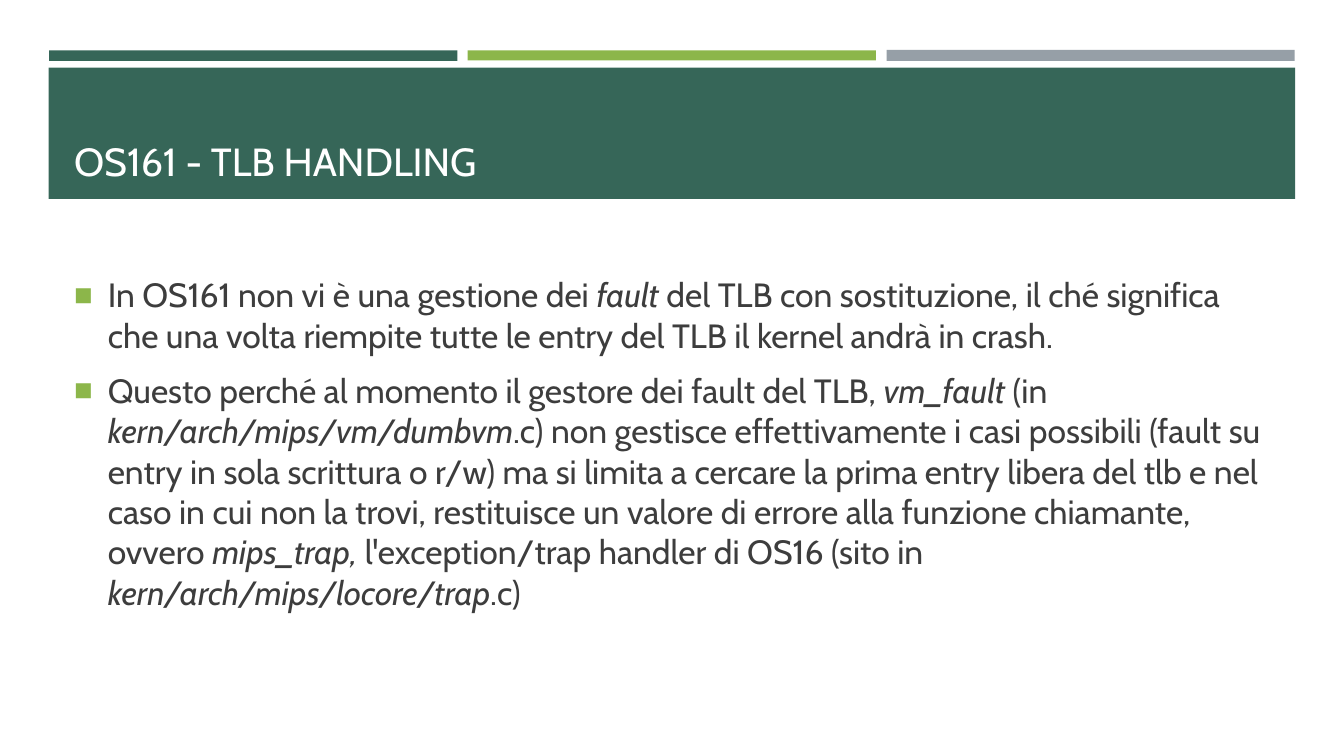
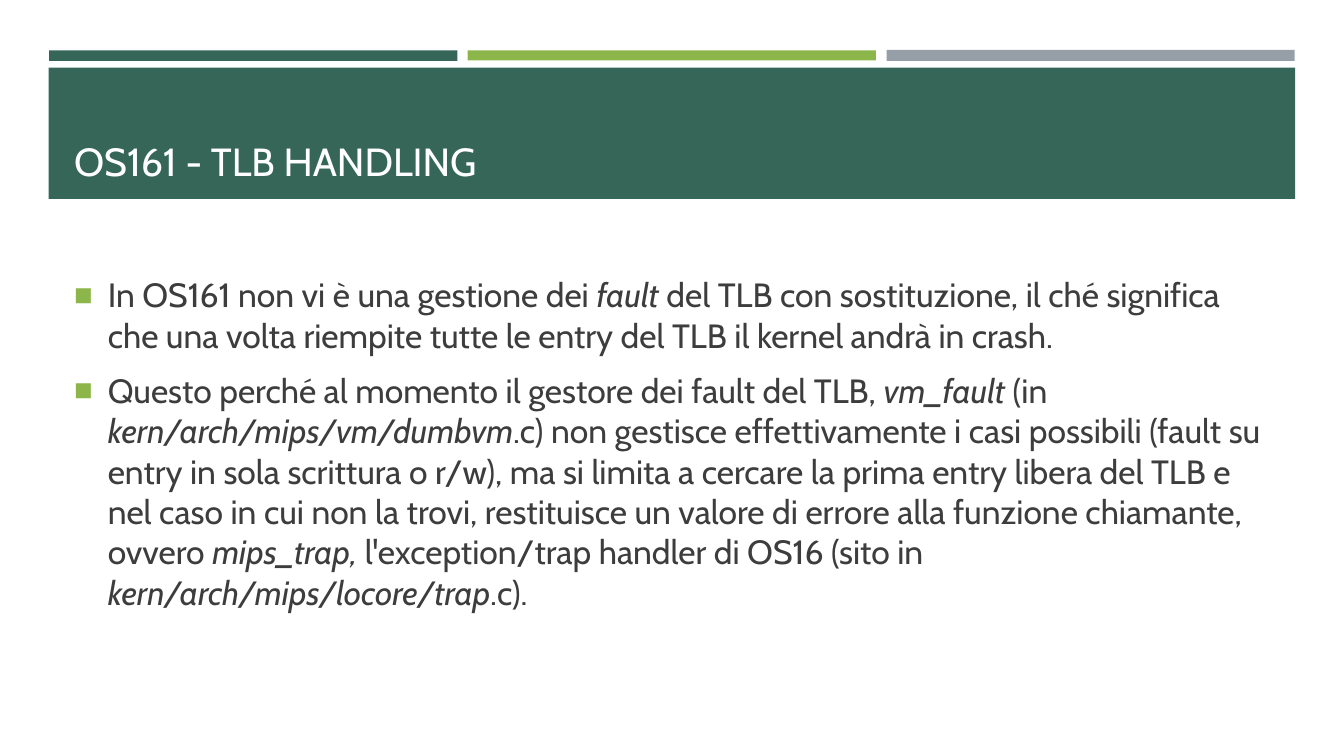
Before and after one commit to ProgrammazioneDiSistema2023-IA-ZZ/Group04, a slide deck: slide 41 of MentOS - Gestione Della Memoria.pptx. Drawn at 1344x756 pixels with LibreOffice and Linux fonts; fonts in the diff are those of the drawing. Boxes give left, top, right and bottom in pixels: in the first picture for what was removed or moved away, otherwise in the second. Text is boxed around its words. In the diff, an @@ line names an element or a change of style, - is before the commit and + after.

```diff
--- a/MentOS - Gestione Della Memoria.pptx
+++ b/MentOS - Gestione Della Memoria.pptx
@@ text at [108,378,1260,613]: text changed @@
-■ Questo perché al momento il gestore dei fault del TLB, vm_fault (in kern/arch/mips/vm/dumbvm.c) non gestisce effettivamente i casi possibili (fault su entry in sola scrittura o r/w) ma si limita a cercare la prima entry libera del tlb e nel caso in cui non la trovi, restituisce un valore di errore alla funzione chiamante, ovvero mips_trap, l'exception/trap handler di OS16 (sito in kern/arch/mips/locore/trap.c)
+■ Questo perché al momento il gestore dei fault del TLB, vm_fault (in kern/arch/mips/vm/dumbvm.c) non gestisce effettivamente i casi possibili (fault su entry in sola scrittura o r/w), ma si limita a cercare la prima entry libera del TLB e nel caso in cui non la trovi, restituisce un valore di errore alla funzione chiamante, ovvero mips_trap, l'exception/trap handler di OS16 (sito in kern/arch/mips/locore/trap.c).
```
Also in this commit, not shown: 32 other slides changed, 9 other files.
